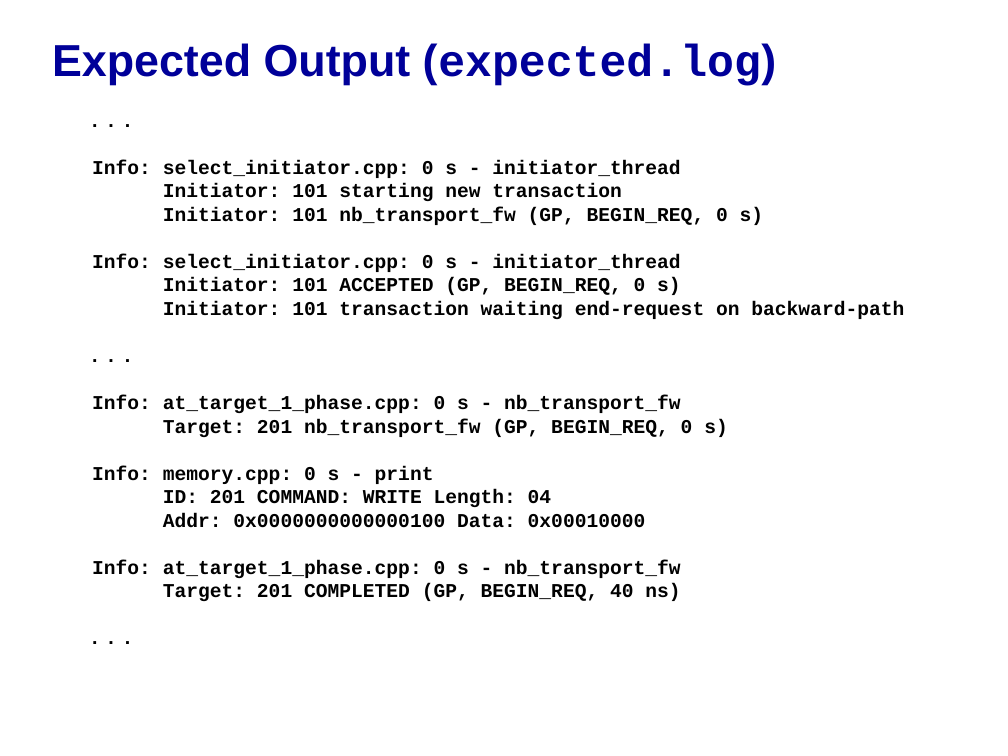
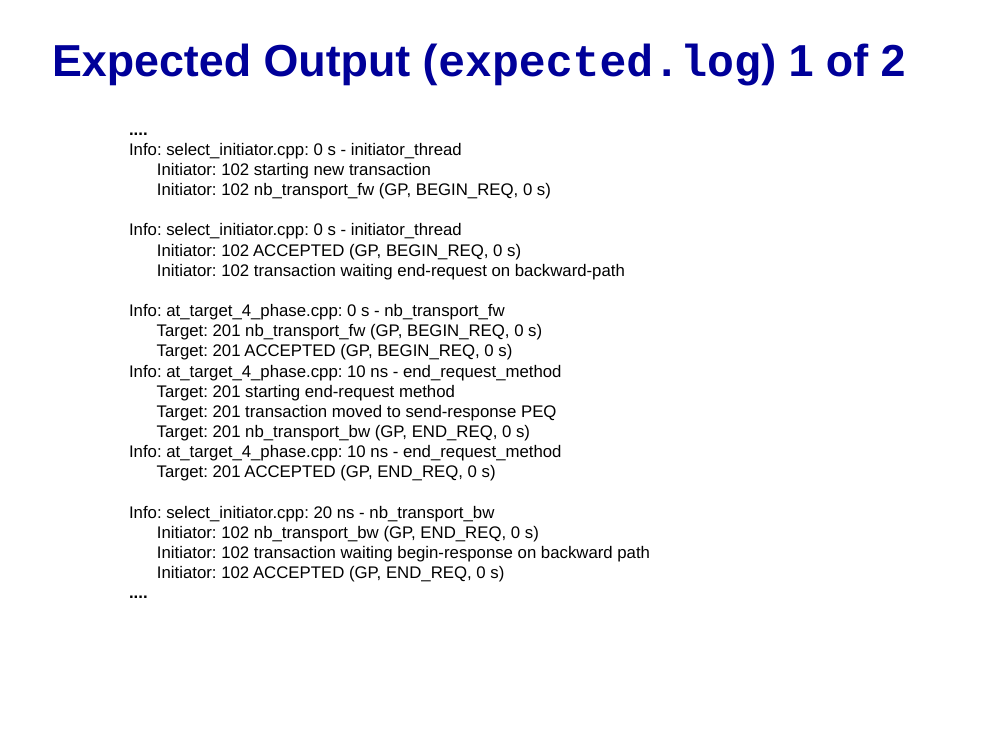
Before and after one commit to accellera-official/systemc, a slide deck: slide 6 of examples/tlm/at_4_phase/docs/at_4_phase_example.ppt. Drawn at 1008x756 pixels with LibreOffice and Linux fonts; fonts in the diff are those of the drawing; background and template pictures are left out. Boxes give left, top, right and bottom in pixels: in the first picture for what was removed or moved away, otherwise in the second. Text is boxed around its words. In the diff, an @@ line names an element or a change of style, - is before the commit and + after.

```diff
--- a/examples/tlm/at_4_phase/docs/at_4_phase_example.ppt
+++ b/examples/tlm/at_4_phase/docs/at_4_phase_example.ppt
@@ title at (52,43,906,85): text changed @@
-Expected Output (expected.log)
+Expected Output (expected.log) 1 of 2
@@ text at (129,143,650,582): text changed; size 14 to 12 pt @@
-. . .
+....
@@ text "....": place and size @@
-text "...." at (92,160,904,601)
+text "...." at (129,143,650,582)
@@ text at (129,143,542,340): size 14 to 12 pt, font Courier New to Arial, bold off in "Info: select_initiator.cpp: 0 s - initiator_thread", "Info: select_initiator.cpp: 0 s - initiator_thread", "Target: 201 nb_transport_fw (GP, BEGIN_REQ, 0 s)" @@
@@ text at (157,163,551,199): text changed; size 14 to 12 pt; font Courier New to Arial; bold off @@
-Initiator: 101 starting new transaction
-Initiator: 101 nb_transport_fw (GP, BEGIN_REQ, 0 s)
+Initiator: 102 starting new transaction
+Initiator: 102 nb_transport_fw (GP, BEGIN_REQ, 0 s)
@@ text at (129,244,625,320): text changed; size 14 to 12 pt; font Courier New to Arial; bold off @@
-Initiator: 101 ACCEPTED (GP, BEGIN_REQ, 0 s)
-Initiator: 101 transaction waiting end-request on backward-path
-. . .
-Info: at_target_1_phase.cpp: 0 s - nb_transport_fw
+Initiator: 102 ACCEPTED (GP, BEGIN_REQ, 0 s)
+Initiator: 102 transaction waiting end-request on backward-path
+Info: at_target_4_phase.cpp: 0 s - nb_transport_fw
@@ text at (129,344,650,582): text changed; size 14 to 12 pt; font Courier New to Arial; bold off @@
-Info: memory.cpp: 0 s - print
-ID: 201 COMMAND: WRITE Length: 04
-Addr: 0x0000000000000100 Data: 0x00010000
-Info: at_target_1_phase.cpp: 0 s - nb_transport_fw
-Target: 201 COMPLETED (GP, BEGIN_REQ, 40 ns)
-. . .
+Target: 201 ACCEPTED (GP, BEGIN_REQ, 0 s)
+Info: at_target_4_phase.cpp: 10 ns - end_request_method
+Target: 201 starting end-request method
+Target: 201 transaction moved to send-response PEQ
+Target: 201 nb_transport_bw (GP, END_REQ, 0 s)
+Info: at_target_4_phase.cpp: 10 ns - end_request_method
+Target: 201 ACCEPTED (GP, END_REQ, 0 s)
+Info: select_initiator.cpp: 20 ns - nb_transport_bw
+Initiator: 102 nb_transport_bw (GP, END_REQ, 0 s)
+Initiator: 102 transaction waiting begin-response on backward path
+Initiator: 102 ACCEPTED (GP, END_REQ, 0 s)
+....
```
Also in this commit, not shown: 8 other slides changed, 2 slides added, 3 other files.
